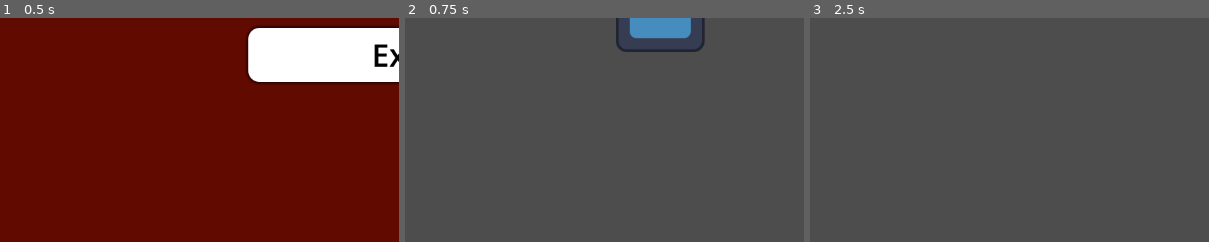
Above: before the commit, frames 1-3 (left to right).
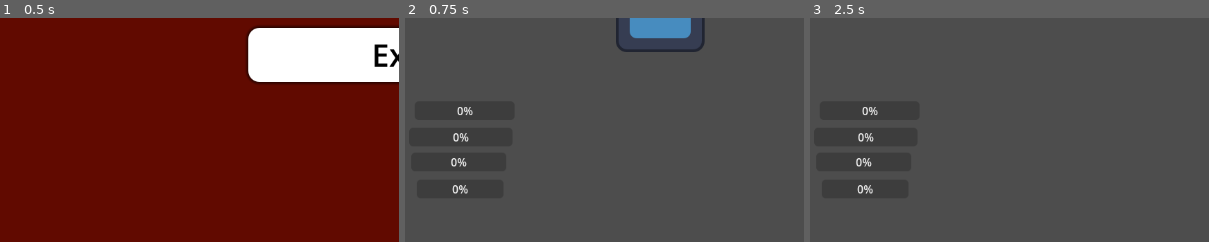
Above: after the commit, the same moments.

Repository: ckfrancois/BloodMagic
Game: Godot game, scene res://scenes/menus/main_menu.tscn
Same seed, same stepped clock (60 frames per second), same inputs: the game is played once before the commit and once after it. The engine's default icon, where the game draws it, is replaced by a stand-in: a white triangle on a blue panel in a dark square.
Inputs:
- Up to frame 1 (0.5 s): no input
- Up to frame 2 (0.75 s): click "Start" at 0.5 s
- Up to frame 3 (2.5 s): tap Enter at 1.25 s; hold Right (Right) 1.28-2.03 s; hold Down (Down) from 2.03 s (still down)
The pictures show only the part of the screen within x 0-50%, y 50-100%; the shares and areas given below are measured in that part.

Frame 1 is identical in both runs. In frame 2, 0.4% of the frame differs, in the area x 11-18%, y 39-79%; in frame 3, 0.4%.

Commit message:
Implemented health bars and started on battle manager
Made four health bars for each cultist
Edited Player for health bars
Started battle manager for turn based

Diff:
--- a/blood-magic/scenes/modes/battle.tscn
+++ b/blood-magic/scenes/modes/battle.tscn
@@ -1,3 +1,6 @@
-[gd_scene format=3 uid="uid://d26dxwax8qaah"]
+[gd_scene load_steps=2 format=3 uid="uid://d26dxwax8qaah"]
+
+[ext_resource type="Script" uid="uid://cjodfwl24n30d" path="res://scenes/modes/battle_manager.gd" id="1_b1qlt"]
 
 [node name="Battle" type="Node2D"]
+script = ExtResource("1_b1qlt")
--- /dev/null
+++ b/blood-magic/scenes/modes/battle_manager.gd
@@ -0,0 +1,52 @@
+extends Node2D
+
+
+@export var player : Node2D
+@export var ai : Node2D
+
+var turn_order = [0, 1, 2, 3, 4] # enemy and players
+var current_turn_index = 0 # starts at enemy, can randomize later
+
+
+var character : bool = false
+
+var game_over : bool = false
+
+func _ready():
+	next_turn()
+
+func next_turn():
+	if game_over:
+		return
+
+	# Allow the character to act
+	act(turn_order[current_turn_index])
+
+	# Go to the next character
+	if turn_order.size() - 1 == current_turn_index:
+		current_turn_index = 0
+	else:
+		current_turn_index += 1
+
+func act(index):
+	# Enemy
+	if current_turn_index == 0:
+		print("Enemy turn has begun")
+		var wait_time = randf_range(0.5, 1.5)
+		await get_tree().create_timer(wait_time).timeout
+
+		# Cast combat action
+		await get_tree().create_timer(0.5).timeout
+		next_turn()
+	# Player
+	else:
+		print("Player turn has begun")
+
+func player_combat_action (action):
+	#player.combat_action(action, enemy)
+	# disable player ui
+	await get_tree().create_timer(0.5).timeout
+	next_turn()
+
+func ai_decide_combat_action ():
+	pass
--- /dev/null
+++ b/blood-magic/scenes/modes/health_bar_2.gd
@@ -0,0 +1,11 @@
+extends ProgressBar
+
+@export var player: CharacterBody2D
+
+func _ready():
+	player.healthChanged2.connect(update)
+	update()
+
+# Update the value to a fraction of the player's health
+func update():
+	value = player.currentHealth[1] * 100 / player.maxHealth[1]
--- /dev/null
+++ b/blood-magic/scenes/modes/health_bar_3.gd
@@ -0,0 +1,11 @@
+extends ProgressBar
+
+@export var player: CharacterBody2D
+
+func _ready():
+	player.healthChanged3.connect(update)
+	update()
+
+# Update the value to a fraction of the player's health
+func update():
+	value = player.currentHealth[2] * 100 / player.maxHealth[2]
--- /dev/null
+++ b/blood-magic/scenes/modes/health_bar_4.gd
@@ -0,0 +1,11 @@
+extends ProgressBar
+
+@export var player: CharacterBody2D
+
+func _ready():
+	player.healthChanged4.connect(update)
+	update()
+
+# Update the value to a fraction of the player's health
+func update():
+	value = player.currentHealth[3] * 100 / player.maxHealth[3]
--- /dev/null
+++ b/blood-magic/scenes/modes/healthbar_1.gd
@@ -0,0 +1,11 @@
+extends ProgressBar
+
+@export var player: CharacterBody2D
+
+func _ready():
+	player.healthChanged1.connect(update)
+	update()
+
+# Update the value to a fraction of the player's health
+func update():
+	value = player.currentHealth[0] * 100 / player.maxHealth[0]
--- a/blood-magic/scenes/modes/overworld.tscn
+++ b/blood-magic/scenes/modes/overworld.tscn
@@ -1,15 +1,53 @@
-[gd_scene load_steps=3 format=3 uid="uid://cff8mhxj5v7md"]
+[gd_scene load_steps=7 format=3 uid="uid://cff8mhxj5v7md"]
 
 [ext_resource type="PackedScene" uid="uid://bn2oryar6amqd" path="res://scenes/enemy/enemy.tscn" id="1_v726c"]
 [ext_resource type="PackedScene" uid="uid://dbkgrxyrugllw" path="res://scenes/player/player.tscn" id="2_nyb65"]
+[ext_resource type="Script" uid="uid://dk6yitj8oiyyq" path="res://scenes/modes/healthbar_1.gd" id="3_ogqxt"]
+[ext_resource type="Script" uid="uid://disxi3r3egrph" path="res://scenes/modes/health_bar_2.gd" id="4_w3juc"]
+[ext_resource type="Script" uid="uid://cfwbk31ntk3ad" path="res://scenes/modes/health_bar_3.gd" id="5_7h67w"]
+[ext_resource type="Script" uid="uid://b2cm7dy8x7ubv" path="res://scenes/modes/health_bar_4.gd" id="6_fkndb"]
 
 [node name="Overworld" type="Node2D"]
+
+[node name="enemy2" parent="." instance=ExtResource("1_v726c")]
+position = Vector2(368, 310)
+
+[node name="Player" parent="." instance=ExtResource("2_nyb65")]
+position = Vector2(61, 88)
 
 [node name="enemy" parent="." instance=ExtResource("1_v726c")]
 position = Vector2(603, 97)
 
-[node name="Player" parent="." instance=ExtResource("2_nyb65")]
-position = Vector2(61, 88)
+[node name="CanvasLayer" type="CanvasLayer" parent="."]
 
-[node name="enemy2" parent="." instance=ExtResource("1_v726c")]
-position = Vector2(368, 310)
+[node name="HealthBar1" type="ProgressBar" parent="CanvasLayer" node_paths=PackedStringArray("player")]
+offset_left = 14.0
+offset_top = 445.0
+offset_right = 158.0
+offset_bottom = 472.0
+script = ExtResource("3_ogqxt")
+player = NodePath("../../Player")
+
+[node name="HealthBar2" type="ProgressBar" parent="CanvasLayer" node_paths=PackedStringArray("player")]
+offset_left = 6.0
+offset_top = 483.0
+offset_right = 155.0
+offset_bottom = 510.0
+script = ExtResource("4_w3juc")
+player = NodePath("../../Player")
+
+[node name="HealthBar3" type="ProgressBar" parent="CanvasLayer" node_paths=PackedStringArray("player")]
+offset_left = 9.0
+offset_top = 519.0
+offset_right = 146.0
+offset_bottom = 546.0
+script = ExtResource("5_7h67w")
+player = NodePath("../../Player")
+
+[node name="HealthBar4" type="ProgressBar" parent="CanvasLayer" node_paths=PackedStringArray("player")]
+offset_left = 17.0
+offset_top = 558.0
+offset_right = 142.0
+offset_bottom = 585.0
+script = ExtResource("6_fkndb")
+player = NodePath("../../Player")
--- a/blood-magic/scenes/player/player.tscn
+++ b/blood-magic/scenes/player/player.tscn
@@ -1,18 +1,16 @@
 [gd_scene load_steps=4 format=3 uid="uid://dbkgrxyrugllw"]
 
-[ext_resource type="Script" uid="uid://b7r62r224npa1" path="res://scripts/player/character_body_2d.gd" id="1_dovo2"]
+[ext_resource type="Script" uid="uid://b7r62r224npa1" path="res://scripts/player/player.gd" id="1_dovo2"]
 [ext_resource type="Texture2D" uid="uid://mm8ik78skmd0" path="res://assets/misc/icon.svg" id="2_gmlin"]
 
 [sub_resource type="RectangleShape2D" id="RectangleShape2D_hqtel"]
 
-[node name="Player" type="Node2D"]
-
-[node name="CharacterBody2D" type="CharacterBody2D" parent="."]
+[node name="Player" type="CharacterBody2D"]
 script = ExtResource("1_dovo2")
 
-[node name="Sprite2D" type="Sprite2D" parent="CharacterBody2D"]
+[node name="Sprite2D" type="Sprite2D" parent="."]
 texture = ExtResource("2_gmlin")
 
-[node name="CollisionShape2D" type="CollisionShape2D" parent="CharacterBody2D"]
+[node name="CollisionShape2D" type="CollisionShape2D" parent="."]
 scale = Vector2(6.5, 6.5)
 shape = SubResource("RectangleShape2D_hqtel")
--- a/blood-magic/scripts/player/character_body_2d.gd
+++ b/blood-magic/scripts/player/player.gd
@@ -2,6 +2,17 @@
 
 const SPEED = 300.0
 
+# Whenever health is changed for a cultist, emit a corresponding signal
+signal healthChanged1
+signal healthChanged2
+signal healthChanged3
+signal healthChanged4
+
+var currentHealth:Array[int] = [0,0,0,0] # Starting values
+var maxHealth:Array[int] = [100,100,100,100] # Placeholder values
+
+func _ready():
+	pass
 
 func _physics_process(delta: float) -> void:
 	var moveX := Input.get_axis("Left", "Right")
Not shown, added: blood-magic/scenes/modes/battle_manager.gd.uid
Not shown, added: blood-magic/scenes/modes/health_bar_2.gd.uid
Not shown, added: blood-magic/scenes/modes/health_bar_3.gd.uid
Not shown, added: blood-magic/scenes/modes/health_bar_4.gd.uid
Not shown, added: blood-magic/scenes/modes/healthbar_1.gd.uid
Renamed: blood-magic/scripts/player/character_body_2d.gd.uid -> blood-magic/scripts/player/player.gd.uid
